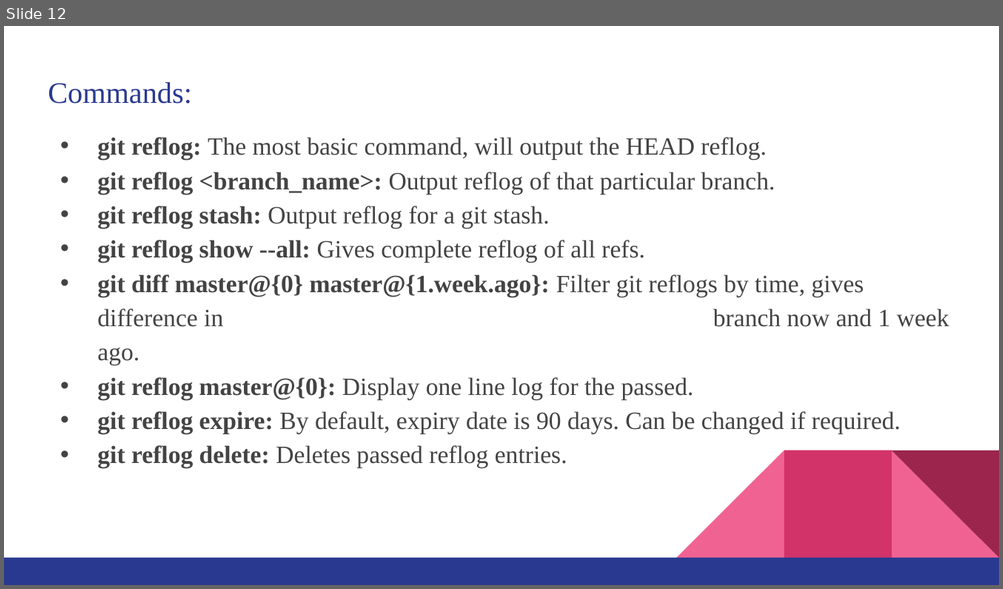
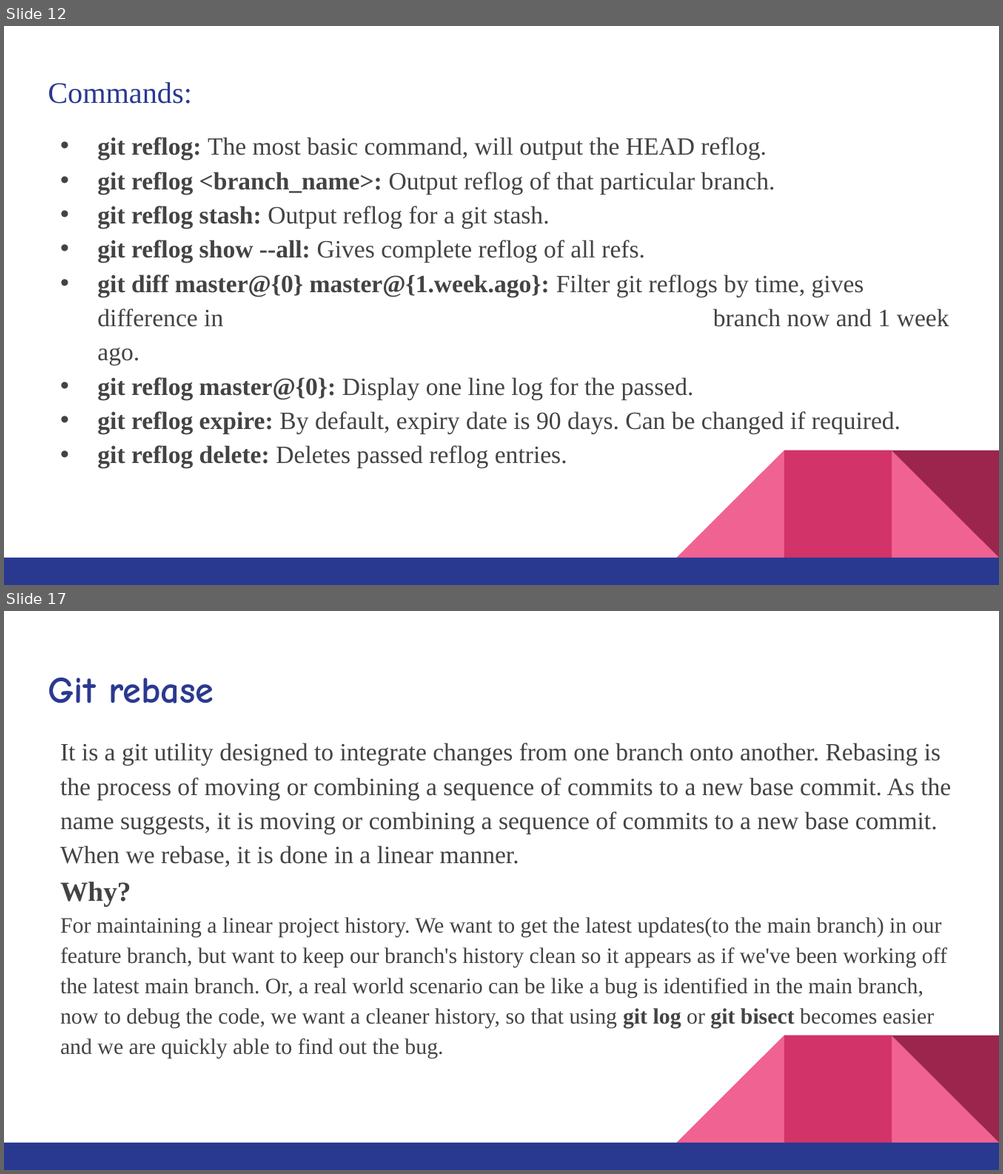
Before and after one commit to MrVaibhavChamp/Git-Advanced-Features, a slide deck: KOSS ppt.pptx. Shown one above the other, each under a label of ours: slide 12 before the commit, slides 12 and 17 after it; the slides between them are not shown. The pictures are 1003x589 and 1003x1174 pixels, drawn with LibreOffice and Linux fonts; fonts in the diff are those of the drawing. Boxes give left, top, right and bottom in pixels: in the first picture for what was removed or moved away, otherwise in the second. Text is boxed around its words. In the diff, an @@ line names an element or a change of style, - is before the commit and + after.

```diff
--- a/KOSS ppt.pptx
+++ b/KOSS ppt.pptx
@@ slide 17 added at [4, 611, 999, 1170], background #FFFFFF; not listed: 5 template elements that a slide beside it also shows @@
@@ title added at [48, 678, 214, 703], 27 pt, text #2A3990, bold @@
+Git rebase
@@ text added at [60, 743, 950, 1059], 16 pt, text #434343 @@
+It is a git utility designed to integrate changes from one branch onto another. Rebasing is the process of moving or combining a sequence of commits to a new base commit. As the name suggests, it is moving or combining a sequence of commits to a new base commit. When we rebase, it is done in a linear manner.
+Why?
+For maintaining a linear project history. We want to get the latest updates(to the main branch) in our feature branch, but want to keep our branch's history clean so it appears as if we've been working off the latest main branch. Or, a real world scenario can be like a bug is identified in the main branch, now to debug the code, we want a cleaner history, so that using git log or git bisect becomes easier and we are quickly able to find out the bug.
```
Also in this commit, not shown: 11 slides changed, 6 other slides added.
